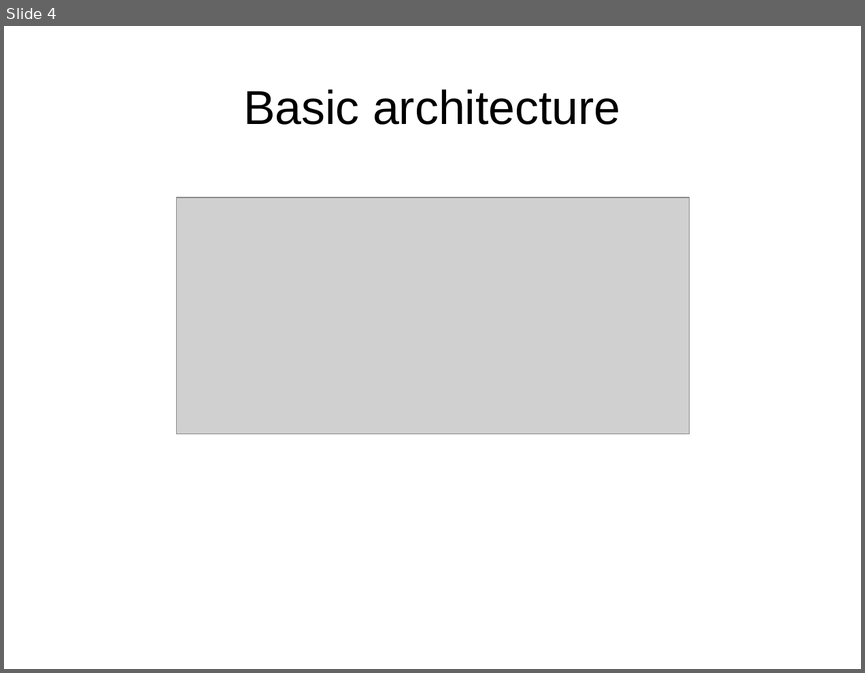
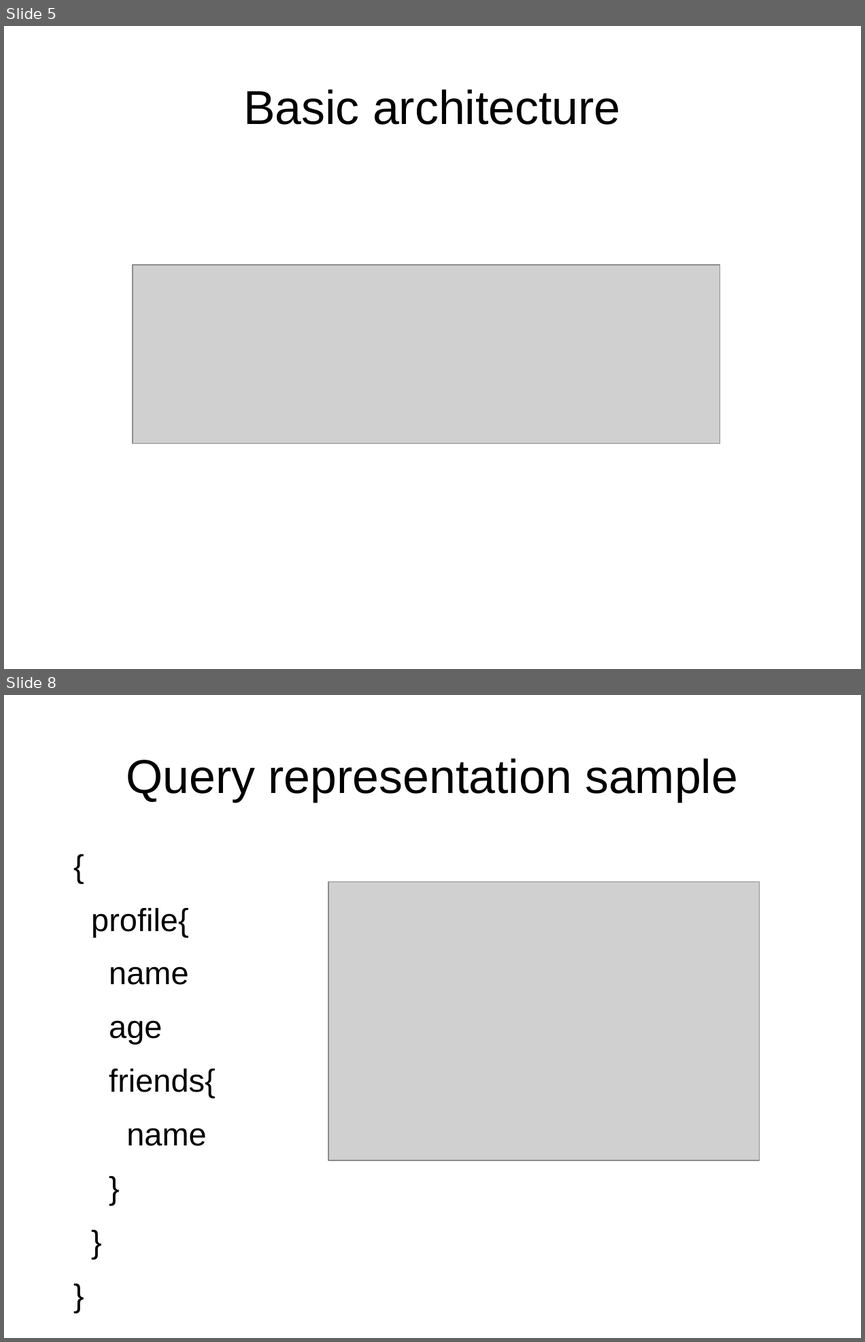
Before and after one commit to ramortegui/talks, a slide deck: elixir-absinthe-basics.odp. Shown one above the other, each under a label of ours: slide 4 before the commit, slides 5 and 8 after it; the slides between them are not shown. The pictures are 865x673 and 865x1342 pixels, drawn with LibreOffice and Linux fonts; fonts in the diff are those of the drawing; grey boxes stand for pictures. Boxes give left, top, right and bottom in pixels: in the first picture for what was removed or moved away, otherwise in the second. Text is boxed around its words. In the diff, an @@ line names an element or a change of style, - is before the commit and + after.

Commit message:
Update presentation and add sample images.

```diff
--- a/elixir-absinthe-basics.odp
+++ b/elixir-absinthe-basics.odp
@@ slide 8 added at (4, 695, 861, 1338), background #FFFFFF @@
@@ title added at (126, 758, 738, 802), 44 pt, text #000000 @@
+Query representation sample
@@ picture added at (328, 881, 759, 1160) @@
@@ text added at (91, 908, 215, 1146), 29.6 pt, text #000000 @@
+{
+profile{
+name
+age
+friends{
+name
+}
+}
+}
@@ what was slide 4 is now slide 5 @@
@@ slide 5 changed as well @@
@@ picture: place and size @@
-picture at (176, 197, 689, 433)
+picture at (133, 265, 720, 444)
```
Also in this commit, not shown: 3 other slides changed, 23 other slides added, 3 slides removed.
